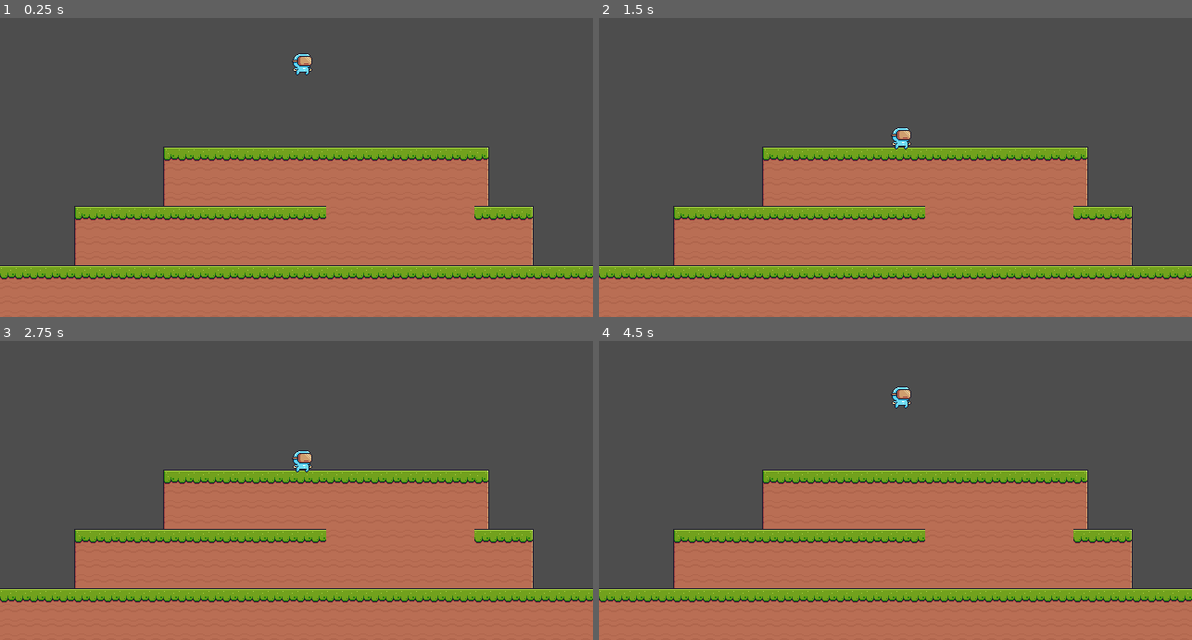
Above: before the commit, frames 1-4 (two rows, left to right).
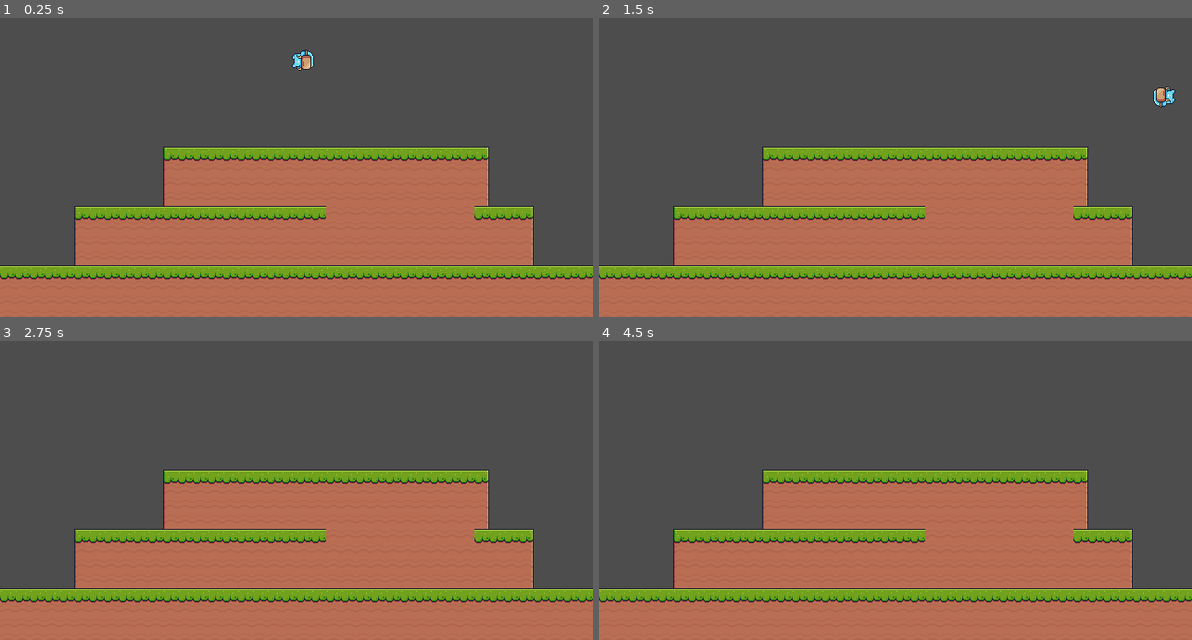
Above: after the commit, the same moments.

Repository: VeryNyu/cs-5410-final
Game: Godot game, scene res://scenes/main.tscn
Two runs of this game, one before a commit and one after it. Both use one fixed random seed, a clock stepped at 60 frames per second and the inputs below.
Inputs:
- Up to frame 1 (0.25 s): no input
- Up to frame 2 (1.5 s): tap Enter (ui_accept) at 0.5, 0.6 s; hold D (move_right) from 0.53 s (still down); tap W (move_jump, bound only after the commit) at 0.77, 0.8, 1.07, 1.35 s
- Up to frame 3 (2.75 s): tap W (move_jump, bound only after the commit) at 1.52, 1.82, 2.3 s; tap Enter (ui_accept) at 1.55, 2.1 s; release D (move_right) at 2.03 s; hold A (move_left) from 2.03 s (still down)
- Up to frame 4 (4.5 s): tap Enter (ui_accept) at 2.75, 2.85, 4.25, 4.35 s; release A (move_left) at 2.78 s; hold D (move_right) 2.78-4.28 s; tap W (move_jump, bound only after the commit) at 3.02, 3.32, 3.6, 3.77, 4.07 s; hold A (move_left) from 4.28 s (still down)

The runs differ from the first frame. In frame 1, 0.2% of the frame differs, in the area x 49-53%, y 10-20%; in frame 2, 0.4%, in the area x 49-98%, y 22-44%; in frame 3, 0.2%; in frame 4, 0.2%.

Commit message:
Run and Jump

Diff:
--- a/Scenes/Player/player.tscn
+++ b/Scenes/Player/player.tscn
@@ -2,6 +2,31 @@
 
 [ext_resource type="Script" uid="uid://owg5t2cg63bk" path="res://Scripts/Player/player.gd" id="1_a3d8c"]
 [ext_resource type="Texture2D" uid="uid://b85w7vugm2mh8" path="res://Assets/Main Characters/Virtual Guy/Idle (32x32).png" id="1_uvnfx"]
+[ext_resource type="Texture2D" uid="uid://d3isrjj2f2gpt" path="res://Assets/Main Characters/Virtual Guy/Double Jump (32x32).png" id="2_xpcdj"]
+
+[sub_resource type="AtlasTexture" id="AtlasTexture_06tpx"]
+atlas = ExtResource("2_xpcdj")
+region = Rect2(0, 0, 32, 32)
+
+[sub_resource type="AtlasTexture" id="AtlasTexture_7g0yx"]
+atlas = ExtResource("2_xpcdj")
+region = Rect2(32, 0, 32, 32)
+
+[sub_resource type="AtlasTexture" id="AtlasTexture_dey5f"]
+atlas = ExtResource("2_xpcdj")
+region = Rect2(64, 0, 32, 32)
+
+[sub_resource type="AtlasTexture" id="AtlasTexture_r5xpd"]
+atlas = ExtResource("2_xpcdj")
+region = Rect2(96, 0, 32, 32)
+
+[sub_resource type="AtlasTexture" id="AtlasTexture_ks1b7"]
+atlas = ExtResource("2_xpcdj")
+region = Rect2(128, 0, 32, 32)
+
+[sub_resource type="AtlasTexture" id="AtlasTexture_hnuln"]
+atlas = ExtResource("2_xpcdj")
+region = Rect2(160, 0, 32, 32)
 
 [sub_resource type="AtlasTexture" id="AtlasTexture_a3d8c"]
 atlas = ExtResource("1_uvnfx")
@@ -51,6 +76,29 @@
 animations = [{
 "frames": [{
 "duration": 1.0,
+"texture": SubResource("AtlasTexture_06tpx")
+}, {
+"duration": 1.0,
+"texture": SubResource("AtlasTexture_7g0yx")
+}, {
+"duration": 1.0,
+"texture": SubResource("AtlasTexture_dey5f")
+}, {
+"duration": 1.0,
+"texture": SubResource("AtlasTexture_r5xpd")
+}, {
+"duration": 1.0,
+"texture": SubResource("AtlasTexture_ks1b7")
+}, {
+"duration": 1.0,
+"texture": SubResource("AtlasTexture_hnuln")
+}],
+"loop": true,
+"name": &"double_jump",
+"speed": 25.0
+}, {
+"frames": [{
+"duration": 1.0,
 "texture": SubResource("AtlasTexture_a3d8c")
 }, {
 "duration": 1.0,
@@ -84,7 +132,7 @@
 "texture": SubResource("AtlasTexture_oikmp")
 }],
 "loop": true,
-"name": &"default",
+"name": &"idle",
 "speed": 30.0
 }]
 
@@ -94,9 +142,10 @@
 [node name="Player" type="CharacterBody2D" unique_id=1695953942]
 script = ExtResource("1_a3d8c")
 
-[node name="Sprite2D" type="AnimatedSprite2D" parent="." unique_id=85044737]
+[node name="AnimatedSprite2D" type="AnimatedSprite2D" parent="." unique_id=85044737]
 sprite_frames = SubResource("SpriteFrames_06tpx")
-frame_progress = 0.5923414
+animation = &"double_jump"
+frame_progress = 0.72715485
 
 [node name="CollisionShape2D" type="CollisionShape2D" parent="." unique_id=1364292054]
 position = Vector2(0, 2)
--- a/Scripts/Player/player.gd
+++ b/Scripts/Player/player.gd
@@ -8,17 +8,24 @@
 func _physics_process(delta: float) -> void:
 	# Add the gravity.
 	if not is_on_floor():
+		$AnimatedSprite2D.play("double_jump")
 		velocity += get_gravity() * delta
+	else:
+		$AnimatedSprite2D.play("idle")
 
 	# Handle jump.
-	if Input.is_action_just_pressed("ui_accept") and is_on_floor():
+	if Input.is_action_just_pressed("move_jump") and is_on_floor():
 		velocity.y = JUMP_VELOCITY
 
 	# Get the input direction and handle the movement/deceleration.
 	# As good practice, you should replace UI actions with custom gameplay actions.
-	var direction := Input.get_axis("ui_left", "ui_right")
+	var direction := Input.get_axis("move_left", "move_right")
 	if direction:
 		velocity.x = direction * SPEED
+		if direction > 0:
+			$AnimatedSprite2D.flip_h = false
+		elif direction < 0:
+			$AnimatedSprite2D.flip_h = true
 	else:
 		velocity.x = move_toward(velocity.x, 0, SPEED)
 
--- a/project.godot
+++ b/project.godot
@@ -35,6 +35,13 @@
 , Object(InputEventKey,"resource_local_to_scene":false,"resource_name":"","device":-1,"window_id":0,"alt_pressed":false …(186 unchanged characters)…
 ]
 }
+move_jump={
+"deadzone": 0.2,
+"events": [Object(InputEventKey,"resource_local_to_scene":false,"resource_name":"","device":-1,"window_id":0,"alt_pressed":false,"shift_pressed":false,"ctrl_pressed":false,"meta_pressed":false,"pressed":false,"keycode":0,"physical_keycode":87,"key_label":0,"unicode":119,"location":0,"echo":false,"script":null)
+, Object(InputEventKey,"resource_local_to_scene":false,"resource_name":"","device":-1,"window_id":0,"alt_pressed":false,"shift_pressed":false,"ctrl_pressed":false,"meta_pressed":false,"pressed":false,"keycode":0,"physical_keycode":4194320,"key_label":0,"unicode":0,"location":0,"echo":false,"script":null)
+, Object(InputEventKey,"resource_local_to_scene":false,"resource_name":"","device":-1,"window_id":0,"alt_pressed":false,"shift_pressed":false,"ctrl_pressed":false,"meta_pressed":false,"pressed":false,"keycode":0,"physical_keycode":32,"key_label":0,"unicode":32,"location":0,"echo":false,"script":null)
+]
+}
 
 [physics]
 
